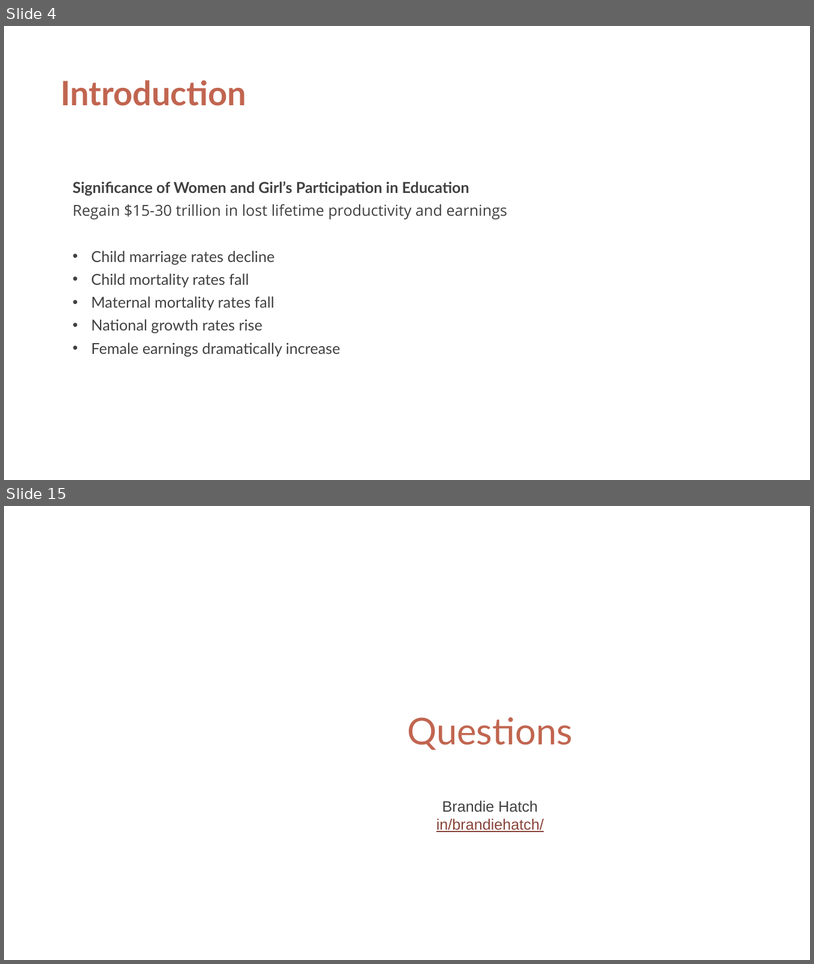
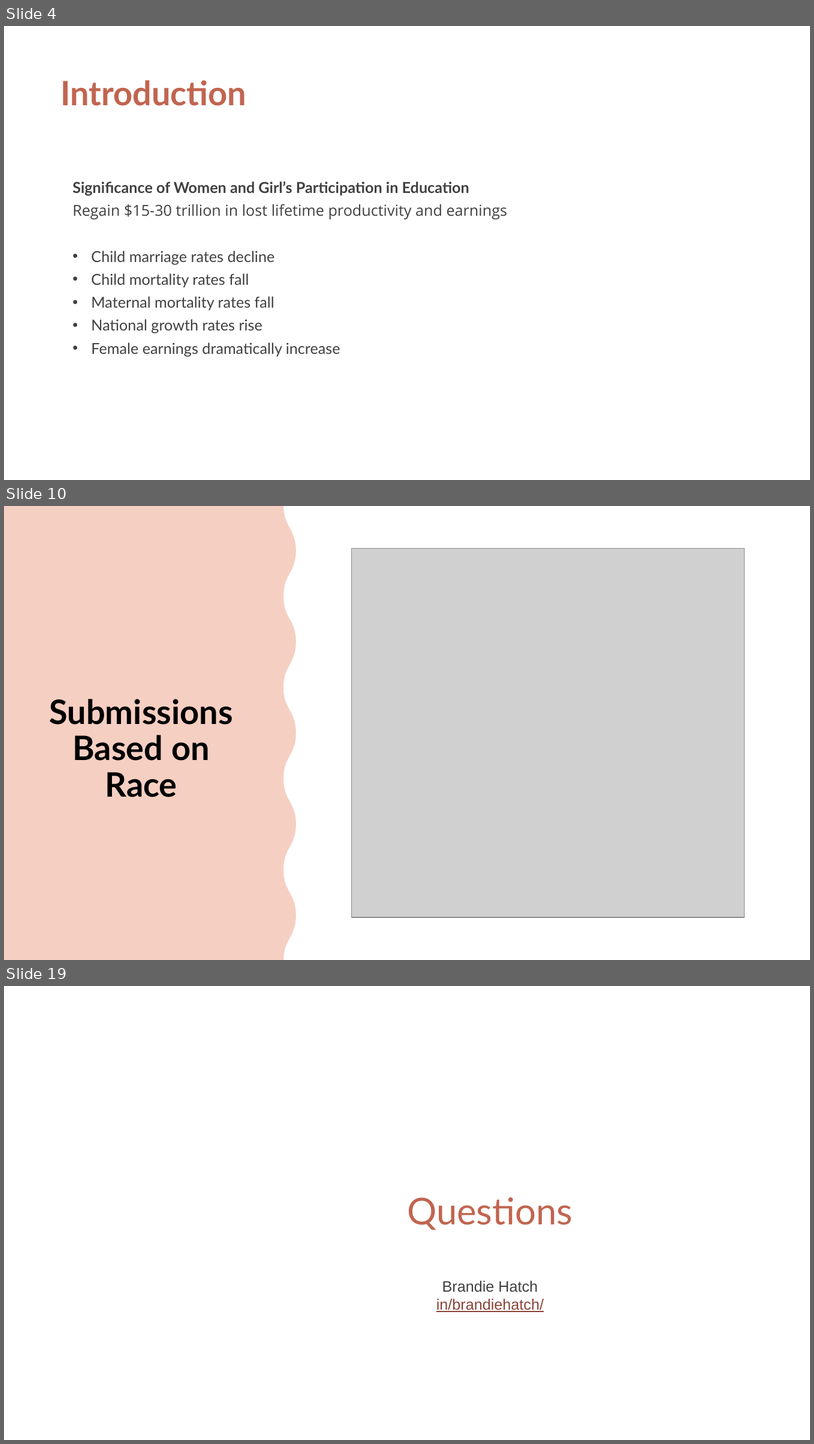
Before and after one commit to brandiehatch/capstone, a slide deck: capstone.pptx. Shown one above the other, each under a label of ours: slides 4 and 15 before the commit, slides 4, 10 and 19 after it; the slides between them are not shown. The pictures are 814x964 and 814x1444 pixels, drawn with LibreOffice and Linux fonts; fonts in the diff are those of the drawing; grey boxes stand for pictures; background and template pictures are left out. Boxes give left, top, right and bottom in pixels: in the first picture for what was removed or moved away, otherwise in the second. Text is boxed around its words. In the diff, an @@ line names an element or a change of style, - is before the commit and + after.

```diff
--- a/capstone.pptx
+++ b/capstone.pptx
@@ slide 10 added at (x1=4, y1=506, x2=810, y2=960), background #FFFFFF @@
@@ freeform shape added at (x1=4, y1=506, x2=296, y2=960), fill #FFFFFF @@
@@ freeform shape added at (x1=4, y1=506, x2=287, y2=960), fill #FFFFFF @@
@@ freeform shape added at (x1=4, y1=506, x2=296, y2=960), fill #D8420E at 25% opacity @@
@@ picture added at (x1=352, y1=549, x2=745, y2=917) @@
@@ title added at (x1=50, y1=699, x2=233, y2=797), 40 pt, text #000000, bold @@
+Submissions
+Based on Race
@@ what was slide 15 is now slide 19 @@
```
Also in this commit, not shown: 3 slides changed, 9 other slides added, 6 slides removed, 12 other files.
